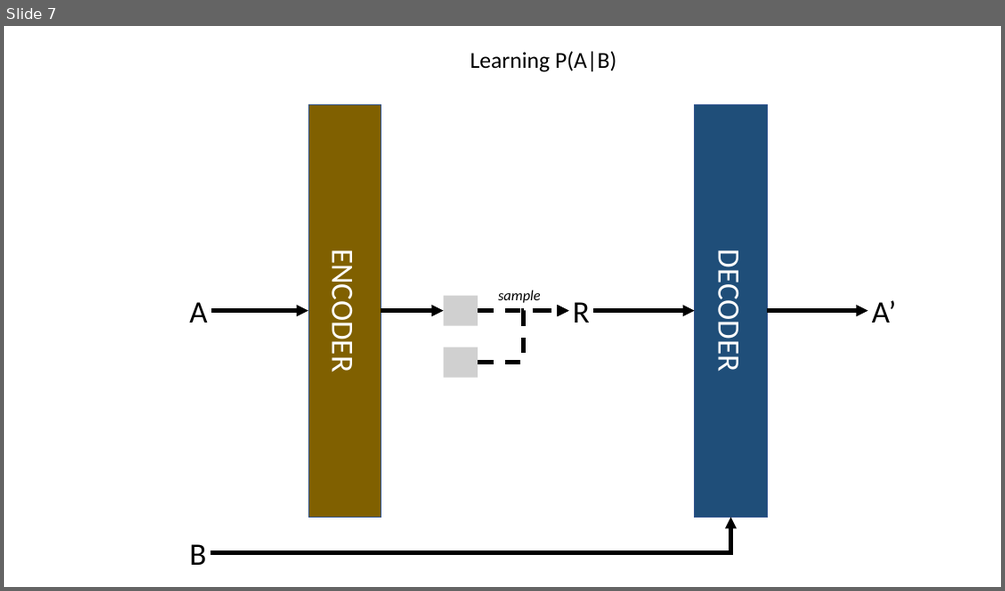
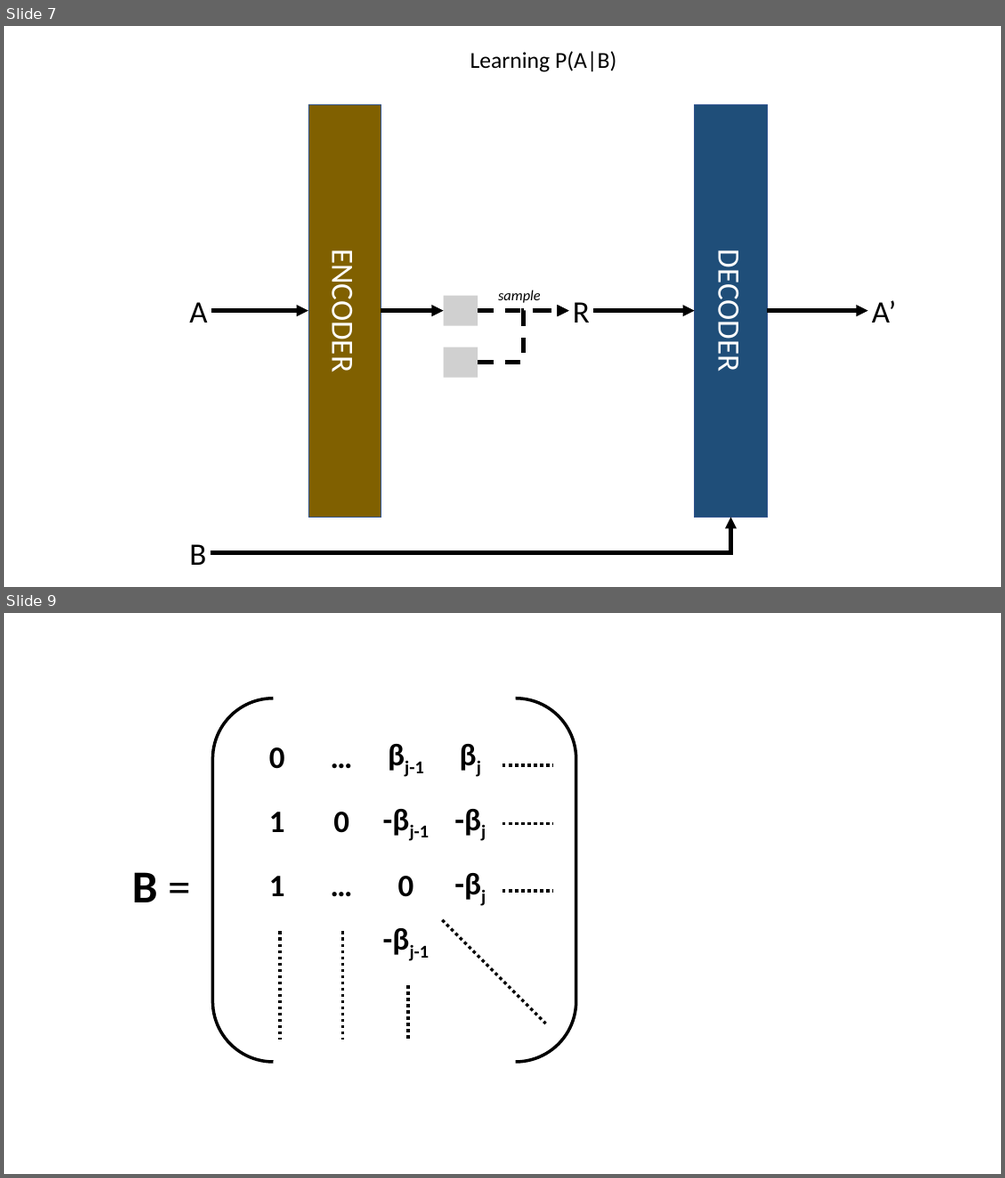
Before and after one commit to Hockey86/iic_causal_inference, a slide deck: aim2/Presentation2.pptx. Shown one above the other, each under a label of ours: slide 7 before the commit, slides 7 and 9 after it; the slides between them are not shown. The pictures are 1005x591 and 1005x1178 pixels, drawn with LibreOffice and Linux fonts; fonts in the diff are those of the drawing; grey boxes stand for pictures. Boxes give left, top, right and bottom in pixels: in the first picture for what was removed or moved away, otherwise in the second. Text is boxed around its words. In the diff, an @@ line names an element or a change of style, - is before the commit and + after.

```diff
--- a/aim2/Presentation2.pptx
+++ b/aim2/Presentation2.pptx
@@ slide 9 added at bbox=[4, 613, 1001, 1174], background #FFFFFF @@
@@ bracket pair added at bbox=[212, 698, 576, 1062], outline #000000 6 pt @@
@@ table added at bbox=[244, 725, 502, 985], 4 rows, 4 columns @@
+0 | … | βj-1 | βj
+1 | 0 | -βj-1 | -βj
+1 | … | 0 | -βj
+ |  | -βj-1 | 
@@ line added from (502, 765) to (552, 765), #000000 6 pt dashed @@
@@ line added from (502, 823) to (552, 823), #000000 6 pt dashed @@
@@ text added at bbox=[132, 872, 158, 902], 88 pt, text #000000, bold @@
+B =
@@ line added from (502, 891) to (552, 891), #000000 6 pt dashed @@
@@ line added from (280, 931) to (280, 1039), #000000 6 pt dashed @@
@@ line added from (342, 931) to (342, 1039), #000000 6 pt dashed @@
@@ line added from (442, 920) to (546, 1023), #000000 6 pt dashed @@
@@ line added from (408, 985) to (408, 1039), #000000 6 pt dashed @@
```
Also in this commit, not shown: 1 other slide added, 5 other files.
